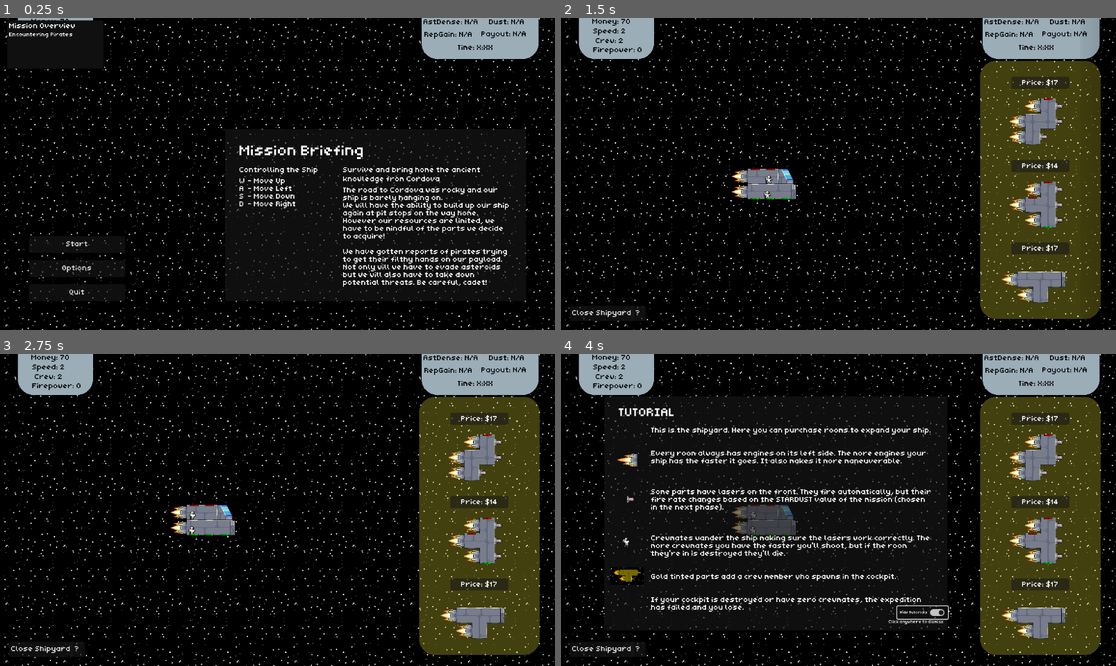
Above: before the commit, frames 1-4 (two rows, left to right).
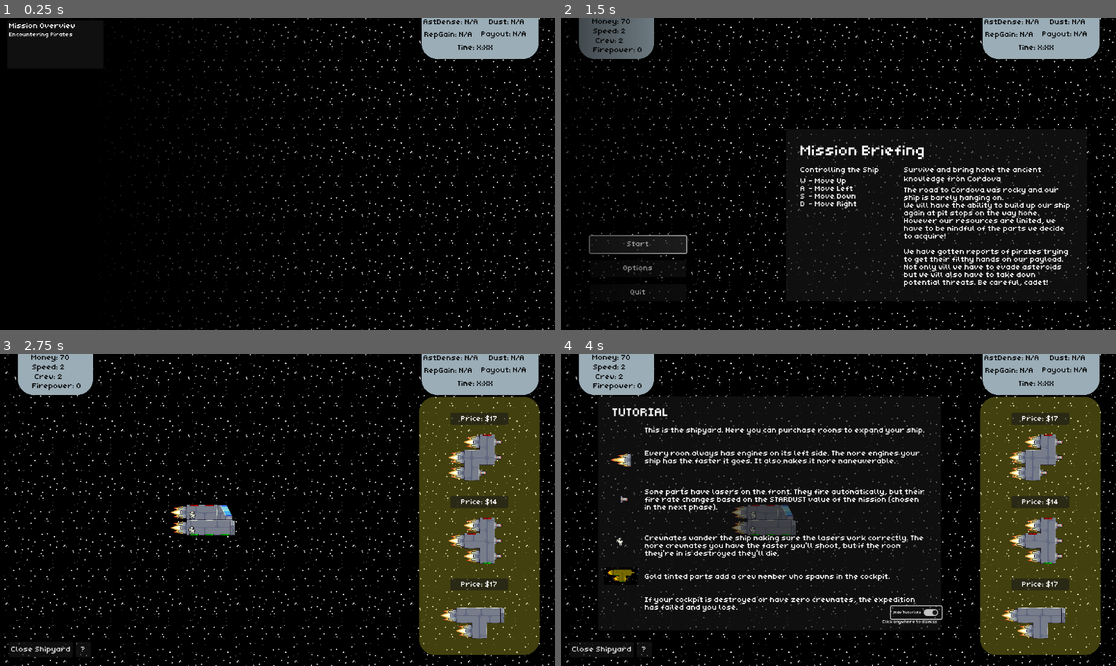
Above: after the commit, the same moments.

Repository: TreadTheDawnGames/GodotWildJam81
Game: Godot game, scene res://game.tscn
The game is run twice, just before and just after one commit, with the same random seed, the same clock (stepped at 60 frames per second) and the same inputs. The engine's default icon, where the game draws it, is replaced by a stand-in: a white triangle on a blue panel in a dark square. Sound files missing from this copy of the repository are replaced by a short silence.
Inputs (mouse positions are in pixels of both pictures, inside the frame that each line leads up to):
- Up to frame 1 (0.25 s): no input
- Up to frame 2 (1.5 s): click (638, 245) at 0.5 s, where only the run before the commit has a clickable "Start"; click (638, 245) at 1.25 s, where only the run after the commit has a clickable "Start"
- Up to frame 3 (2.75 s): tap Enter at 2 s; drag from (210, 528) to (488, 441) at 2.02 s
- Up to frame 4 (4 s): click "?" at 2.75 s; click "Hide Tutorials" at 3.5 s

The runs differ from the first frame. In frame 1, 5.4% of the frame differs, in the area x 0-95%, y 0-100%; in frame 2, 24%, in the area x 0-100%, y 0-100%; in frame 3, 0.1%; in frame 4, 6.1%.

Commit message:
Transitions are nicer.

Diff:
--- a/Scenes/ShipBuilder/shipyard.tscn
+++ b/Scenes/ShipBuilder/shipyard.tscn
@@ -82,8 +82,8 @@
 [node name="CloseButton" type="Button" parent="."]
 offset_left = 19.0
 offset_top = 598.0
-offset_right = 112.0
-offset_bottom = 629.0
+offset_right = 151.0
+offset_bottom = 630.0
 text = "Close Shipyard
 "
 
@@ -94,18 +94,18 @@
 stream = ExtResource("42_027qa")
 
 [node name="HelpButton" type="Button" parent="."]
-offset_left = 144.0
+offset_left = 157.0
 offset_top = 598.0
-offset_right = 176.0
-offset_bottom = 629.0
+offset_right = 189.0
+offset_bottom = 630.0
 text = "?"
 script = ExtResource("43_e7ai2")
 
 [node name="ShipyardTutorial" parent="HelpButton" instance=ExtResource("43_e7a7g")]
 layout_mode = 1
-offset_left = -193.0
+offset_left = -219.0
 offset_top = -619.0
-offset_right = 1036.0
+offset_right = 1010.0
 offset_bottom = 107.0
 
 [connection signal="finished" from="CrashIntoAsteroid" to="." method="_on_crash_into_asteroid_finished"]
--- a/Scenes/ShipTilemapScenes/player_ship.gd
+++ b/Scenes/ShipTilemapScenes/player_ship.gd
@@ -10,6 +10,8 @@
 @export var MaxHitpoints : int = 7
 @export var gameAreaOffset : Vector2
 @onready var capn_hal: Crewmate = $CapnHal
+
+signal EnteredPlanet
 
 func _ready() -> void:
 	hitpoints = MaxHitpoints
@@ -72,14 +74,35 @@
 	process_mode = Node.PROCESS_MODE_DISABLED
 	return
 
-var savedPos
+var EnterPlanetAnimation : bool = false
+var animTimer : float = 0
+var goUpTime : float = 0.5
+var shrinkStart : float
+var shrinkStop : float
 func _process(delta: float) -> void:
-	if(editing):
-		return
-	var moveDir = Vector2(Input.get_axis("shipLEFT", "shipRIGHT"), Input.get_axis("shipUP", "shipDOWN")).normalized() * 50 * delta * GetSpeed()
-	global_position += moveDir
+	if(!editing):
+		var moveDir = Vector2(Input.get_axis("shipLEFT", "shipRIGHT"), Input.get_axis("shipUP", "shipDOWN")).normalized() * 50 * delta * GetSpeed()
+		global_position += moveDir
 
-	ClampPosition()
+		ClampPosition()
+
+	if (EnterPlanetAnimation):
+		editing = true
+		GlobalPlayerInfo.animating = true
+		animTimer += delta
+		if(animTimer < goUpTime):
+			global_position = lerp(global_position, Vector2(576.0, 324.0), 5*delta)
+			pass
+		elif(animTimer >= goUpTime):
+			global_position.y+=10
+			scale = lerp(scale, Vector2.ZERO, 5*delta)
+		if(scale <= Vector2(0.01, 0.01)):
+			EnteredPlanet.emit()
+			EnterPlanetAnimation = false
+			GlobalPlayerInfo.animating = false
+			animTimer = 0
+			EnterStorage()
+		pass
 
 	return
 
--- a/Scenes/debug.gd
+++ b/Scenes/debug.gd
@@ -22,6 +22,7 @@
 	GlobalPlayerInfo.AddMoney(50)
 	TransitionToMainMenu()
 	Background.StopScroll()
+	GlobalPlayerInfo.ThePlayerShip.EnteredPlanet.connect(TransitionToShop)
 
 func loadGameSettings():
 	var gameSettings = GameSettings.loadConfigValues()
@@ -46,22 +47,27 @@
 
 
 func TransitionToMainMenu():
-	stopAllMusic()
-	BackgroundMusic.get_child(0).play()
-	mainMenu = mainMenuScene.instantiate()
-	add_child(mainMenu)
-	mainMenu.StartClicked.connect(TransitionToShop)
-	mainMenu.StartClicked.connect(KillMainMenu)
-	mainMenu.OptionsClicked.connect(TransitionToOptionsMenu)
-	mainMenu.OptionsClicked.connect(KillMainMenu)
-	mainMenu.QuitGame.connect(CloseGame)
-	return
+	SlideTransition.EmitOnHalfway()
+
+	for dict in SlideTransition.Halfway.get_connections():
+		SlideTransition.Halfway.disconnect(dict.callable)
+
+	SlideTransition.Halfway.connect(func():
+		stopAllMusic()
+		BackgroundMusic.get_child(0).play()
+		mainMenu = mainMenuScene.instantiate()
+		add_child(mainMenu)
+		mainMenu.StartClicked.connect(TransitionToShop)
+		mainMenu.OptionsClicked.connect(TransitionToOptionsMenu)
+		mainMenu.QuitGame.connect(CloseGame)
+		return)
 
 func TransitionToOptionsMenu():
 	optionsMenu = optionsMenuScene.instantiate()
 	add_child(optionsMenu)
 	optionsMenu.QuitOptions.connect(TransitionToMainMenu)
 	optionsMenu.QuitOptions.connect(KillOptionsMenu)
+	KillMainMenu()
 	return
 
 
@@ -81,12 +87,18 @@
 	return
 
 func TransitionToShop():
+
 	SlideTransition.EmitOnHalfway()
 
 	for dict in SlideTransition.Halfway.get_connections():
 		SlideTransition.Halfway.disconnect(dict.callable)
 
 	SlideTransition.Halfway.connect(func():
+		if(GlobalPlayerInfo.ActiveLevel):
+			GlobalPlayerInfo.ActiveLevel.queue_free()
+		if(GlobalPlayerInfo.CurrShop):
+			GlobalPlayerInfo.CurrShop.queue_free()
+		KillMainMenu()
 		for laser in get_tree().root.get_children().filter(func(a): return a is Laser):
 			laser.queue_free()
 		#check to see if the player just played the final level, and if they did, tell them they won.
@@ -134,8 +146,12 @@
 		level.info = GlobalPlayerInfo.ActiveLevelInfo
 		add_child(level)
 		GlobalPlayerInfo.ActiveLevel = level
-		level.LevelComplete.connect(TransitionToShop)
+		level.LevelComplete.connect(func(): GlobalPlayerInfo.ThePlayerShip.EnterPlanetAnimation = true)
 		return)
+
+
+func GoToPlanetAnimation():
+	return
 
 func KillOptionsMenu():
 	if(optionsMenu):
--- a/Scripts/Globals/GlobalPlayerInfo.gd
+++ b/Scripts/Globals/GlobalPlayerInfo.gd
@@ -12,6 +12,8 @@
 var TotalTime : float
 var CurrShop : ShipBuilder
 var retryCount:int=0
+
+var animating : bool = false
 
 func AddRep(amount : int):
 	Reputation += amount
@@ -47,6 +49,7 @@
 		#printerr("THERE IS NO PLAYER SHIP")
 		return
 	ThePlayerShip.global_position = position
+	#ThePlayerShip.animator.play("RESET")
 	ThePlayerShip.process_mode = Node.PROCESS_MODE_PAUSABLE
 	return ThePlayerShip
 
--- a/Scripts/LevelScripts/level.gd
+++ b/Scripts/LevelScripts/level.gd
@@ -75,7 +75,7 @@
 
 func _process(delta: float) -> void:
 	levelTimerLeft -= delta * (float(GlobalPlayerInfo.ThePlayerShip.GetSpeed())/2.0)
-	if(levelTimerLeft <= 0):
+	if(levelTimerLeft <= 0 and !complete):
 		TransitionOutOfLevel()
 		pass
 	if(levelTimerLeft <= 40):
@@ -87,7 +87,9 @@
 
 func TransitionOutOfLevel():
 	ExitWithoutShop()
+	#GlobalPlayerInfo.ThePlayerShip.EnterStorage()
 	LevelComplete.emit()
+	complete = true
 	return
 
 func ExitWithoutShop():
@@ -97,5 +99,4 @@
 	GlobalPlayerInfo.TotalTime += info.TimeToReach - levelTimerLeft
 
 	complete = true
-	queue_free()
 	return
--- a/Scripts/ShipContruction/ship_builder.gd
+++ b/Scripts/ShipContruction/ship_builder.gd
@@ -15,6 +15,7 @@
 	GlobalPlayerInfo.CurrShop = self
 	tutorial = $HelpButton/ShipyardTutorial
 	playerShip = GlobalPlayerInfo.ShipExitStorage(get_node("ShipPositioner").global_position)
+	playerShip.scale = Vector2.ONE
 	for cell : ConnectionCell in playerShip.positionIndexedChildren.values().filter(func(a): return is_instance_valid(a) and a is ConnectionCell):
 		cell.DoDebugSprites(false)
 	#playerShip.ClearInvalidValues()
--- a/Scripts/ShipContruction/ship_room.gd
+++ b/Scripts/ShipContruction/ship_room.gd
@@ -183,6 +183,8 @@
 	return null
 
 func DamageRoom(amount : int, checkParent : bool = false) -> bool:
+	if (GlobalPlayerInfo.animating):
+		return false
 	hitpoints -= amount
 	var thing : float = 1*(clamp(float(hitpoints), 0.1, maxHitpoints)/maxHitpoints)
 	sprite.modulate = Color(1,thing, thing , 1)
--- a/endgame_screen.gd
+++ b/endgame_screen.gd
@@ -23,13 +23,14 @@
 		article.text = loseArticle.replace("[/br]", "\n\n").replace("[num]", RomanNumeralize(GlobalPlayerInfo.retryCount))
 
 	button.pressed.connect(func():
+		GlobalPlayerInfo.GetGameRoot().TransitionToMainMenu()
+		GlobalPlayerInfo.ResetValues()
 		queue_free()
-		GlobalPlayerInfo.ResetValues()
 		#GlobalPlayerInfo.GetGameRoot().TransitionToShop()
 		#GlobalPlayerInfo.GetGameRoot().ResetMap()
 		)
 
-	reputation.text = "Your Reputation: " + str(GlobalPlayerInfo.Reputation + GlobalPlayerInfo.ThePlayerShip.GetCrewCount())
+	reputation.text = "Your Reputation: " + str((GlobalPlayerInfo.Reputation * GlobalPlayerInfo.ThePlayerShip.GetCrewCount())+GlobalPlayerInfo.Money)
 		#https://forum.godotengine.org/t/how-to-show-on-a-label-how-much-time-from-a-timer-is-left/13594
 	total_time.text = "Time Traveled: %d:%02d" % [floor(GlobalPlayerInfo.TotalTime / 60.0), int(GlobalPlayerInfo.TotalTime) % 60]
 
